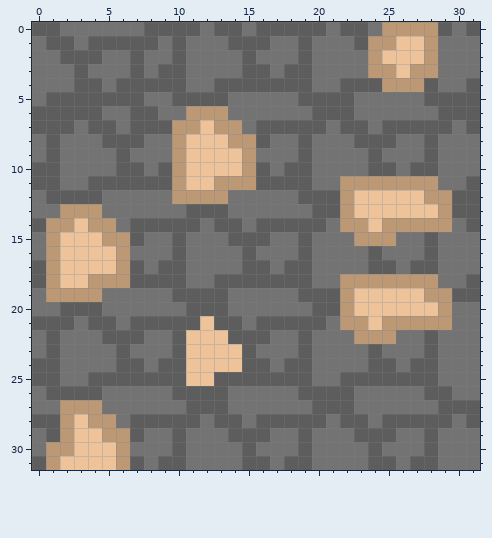
Edited in one commit: pixel-art sprite (textures/IronOre.png). The picture above was drawn from the file before the commit.
The file is 32x32 pixels.
And afterwards:
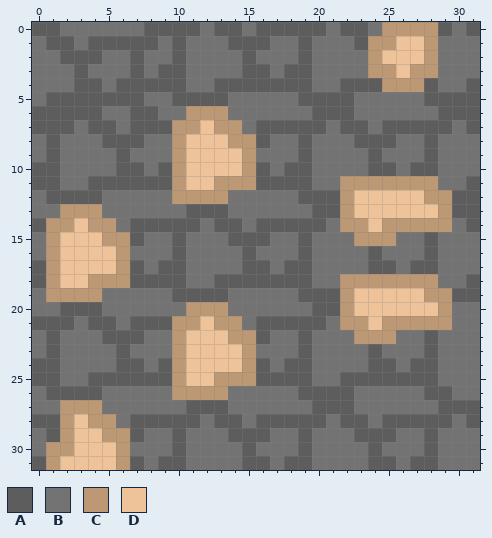
Palette (. is transparent): A #5d5d5d  B #737373  C #bd9874  D #eec39a
The edit:
y 20: x 11..13 AAA -> CCC
y 21: x 10..11 AA -> CC; x 13..14 AA -> CC
y 22: x 10 A -> C; x 14..15 AA -> CC
y 23..24: x 10 A -> C; x 15 A -> C
y 25: x 10 A -> C; x 13..15 AAA -> CCC
y 26: x 10..13 AAAA -> CCCC
